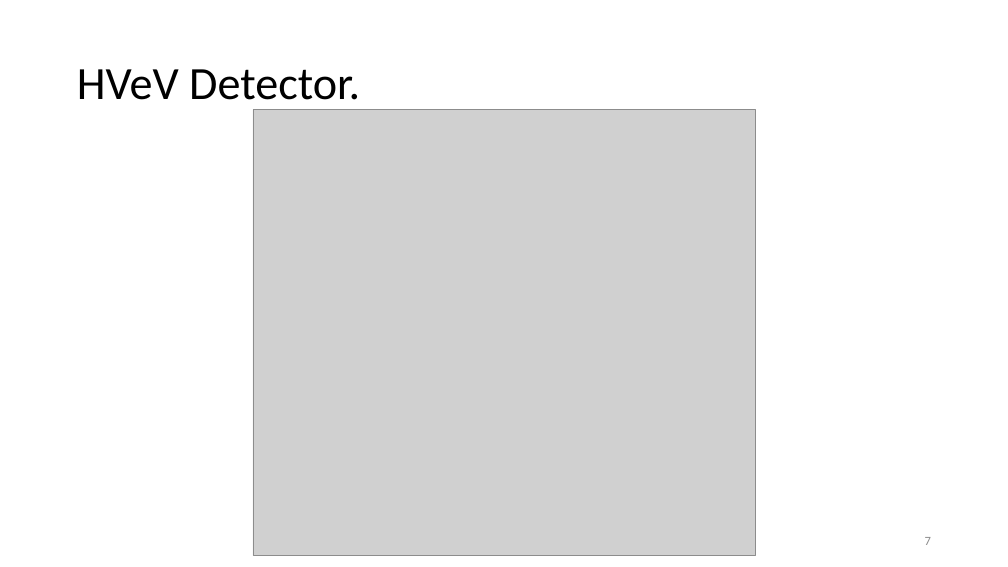
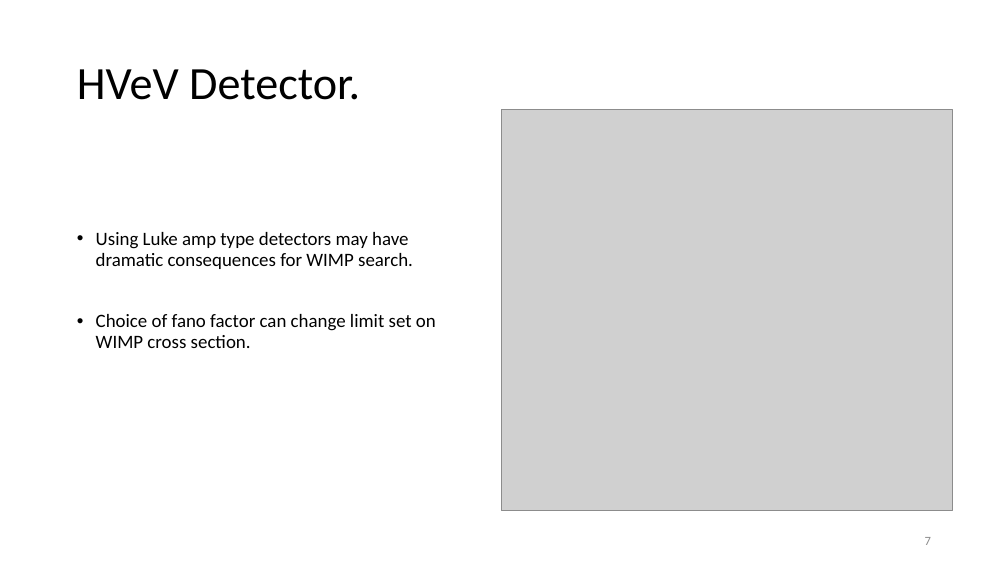
Before and after one commit to villaa/nrFano_Constraint, a slide deck: slide 7 of Mitch_Hawaii_talk. .pptx. Drawn at 1008x567 pixels with LibreOffice and Linux fonts; fonts in the diff are those of the drawing; grey boxes stand for pictures. Boxes give left, top, right and bottom in pixels: in the first picture for what was removed or moved away, otherwise in the second. Text is boxed around its words. In the diff, an @@ line names an element or a change of style, - is before the commit and + after.

```diff
--- a/Mitch_Hawaii_talk. .pptx
+++ b/Mitch_Hawaii_talk. .pptx
@@ picture: place and size @@
-picture at (253,110,755,556)
+picture at (501,110,953,511)
@@ text added at (96,232,436,348), 18 pt, text #000000 @@
+• Using Luke amp type detectors may have dramatic consequences for WIMP search.
+• Choice of fano factor can change limit set on WIMP cross section.
```
Also in this commit, not shown: 3 other slides changed, 1 other file.
